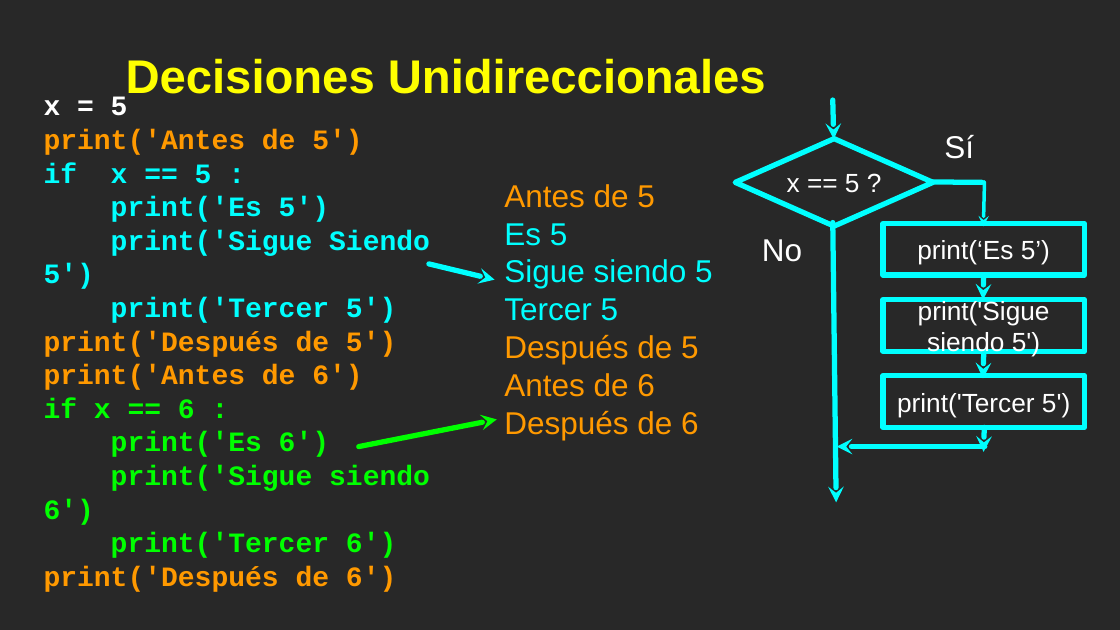
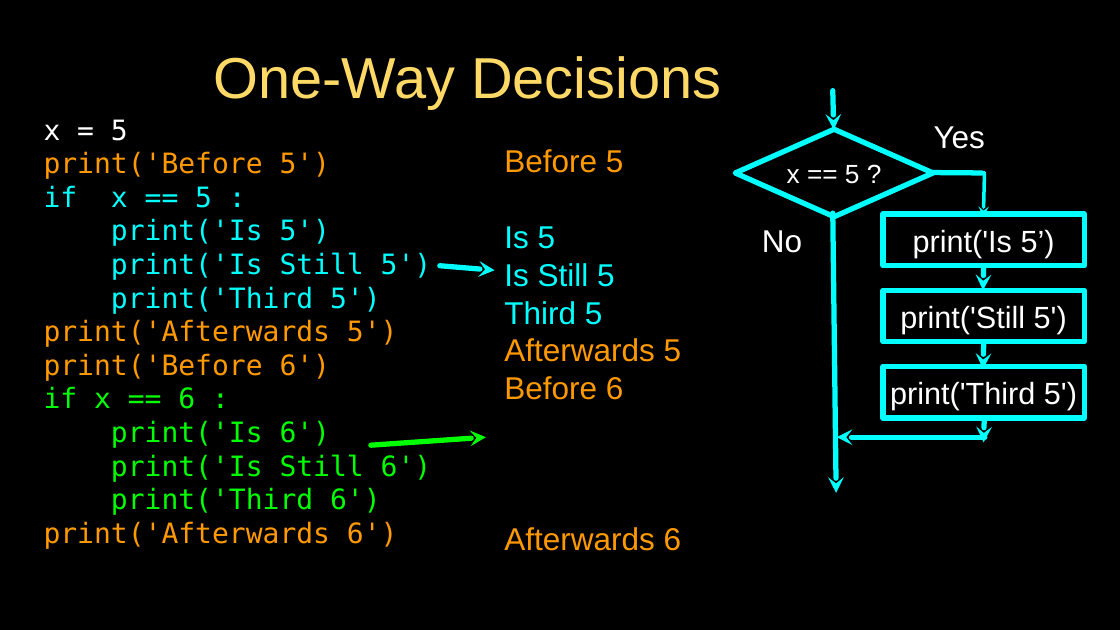
Before and after one commit to csev/py4e, a slide deck: slide 5 of lectures3/Pythonlearn-03-Conditional.pptx. Drawn at 1120x630 pixels with LibreOffice and Linux fonts; fonts in the diff are those of the drawing. Boxes give left, top, right and bottom in pixels: in the first picture for what was removed or moved away, otherwise in the second. Text is boxed around its words. In the diff, an @@ line names an element or a change of style, - is before the commit and + after.

```diff
--- a/lectures3/Pythonlearn-03-Conditional.pptx
+++ b/lectures3/Pythonlearn-03-Conditional.pptx
@@ background #282828 to #000000 @@
@@ title at bbox=[214, 56, 721, 109]: text changed; size 54 to 66 pt; text colour #FFFF00 to #FFD966; bold off @@
-Decisiones Unidireccionales
+One-Way Decisions
@@ text at bbox=[44, 119, 212, 409]: font Courier New to DejaVu Sans Mono, bold off in "x = 5", "if x == 5 :", "if x == 6 :" @@
@@ text at bbox=[504, 149, 682, 551]: text changed @@
-Antes de 5
-Es 5
-Sigue siendo 5
-Tercer 5
-Después de 5
-Antes de 6
-Después de 6
+Before 5
+Is 5
+Is Still 5
+Third 5
+Afterwards 5
+Before 6
+Afterwards 6
@@ text at bbox=[934, 126, 985, 149]: text changed @@
-Sí
+Yes
@@ text at bbox=[44, 151, 331, 179]: text changed; font Courier New to DejaVu Sans Mono; bold off @@
-print('Antes de 5')
+print('Before 5')
@@ text at bbox=[44, 218, 432, 381]: text changed; font Courier New to DejaVu Sans Mono; bold off @@
-print('Es 5')
-print('Sigue Siendo 5')
-print('Tercer 5')
-print('Después de 5')
-print('Antes de 6')
+print('Is 5')
+print('Is Still 5')
+print('Third 5')
+print('Afterwards 5')
+print('Before 6')
@@ text in rectangle at bbox=[913, 229, 1055, 257]: text changed; size 30 to 35 pt @@
-print(‘Es 5’)
+print('Is 5’)
@@ arrow moved from (494, 280) - (429, 264) to (494, 270) - (440, 266) @@
@@ 7 arrows, 3 rectangles, 2 texts, 1 diamond, 1 line: place and size @@
-7 arrows, 3 rectangles, 2 texts, 1 diamond, 1 line at bbox=[44, 96, 1084, 592]
+7 arrows, 3 rectangles, 2 texts, 1 diamond, 1 line at bbox=[44, 91, 1084, 549]
@@ text in rectangle at bbox=[900, 305, 1067, 334]: text changed; size 30 to 35 pt @@
-print('Sigue siendo 5')
+print('Still 5')
@@ text in rectangle at bbox=[890, 381, 1077, 410]: text changed; size 30 to 35 pt @@
-print('Tercer 5')
+print('Third 5')
@@ text at bbox=[44, 420, 432, 549]: text changed; font Courier New to DejaVu Sans Mono; bold off @@
-print('Es 6')
-print('Sigue siendo 6')
-print('Tercer 6')
-print('Después de 6')
+print('Is 6')
+print('Is Still 6')
+print('Third 6')
+print('Afterwards 6')
@@ arrow moved from (497, 420) - (358, 447) to (486, 437) - (371, 445) @@
@@ rectangle added at bbox=[0, 576, 1120, 630], fill #000000 @@
```
Also in this commit, not shown: 18 other slides changed, 14 slides added, 14 slides removed, 10 other files.
